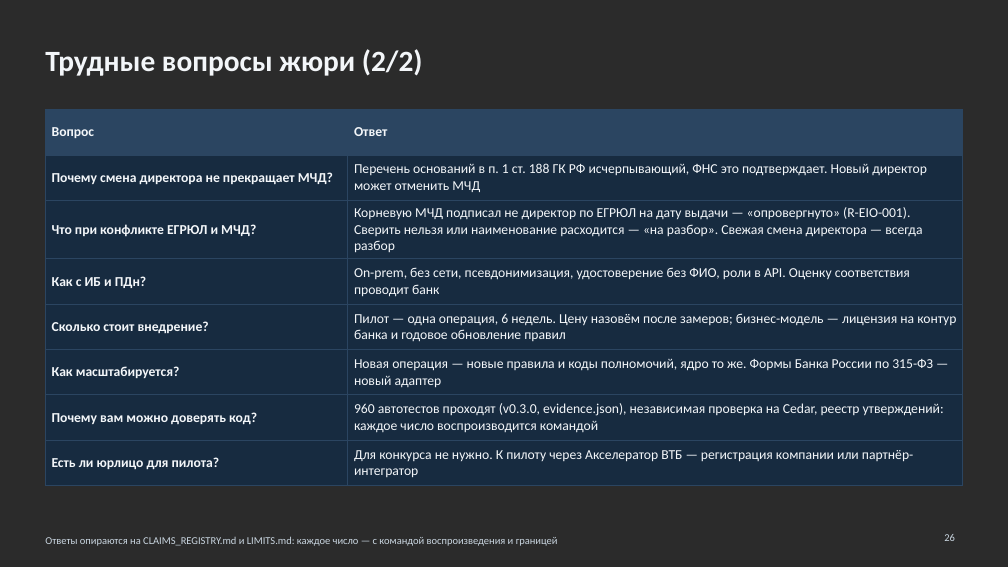
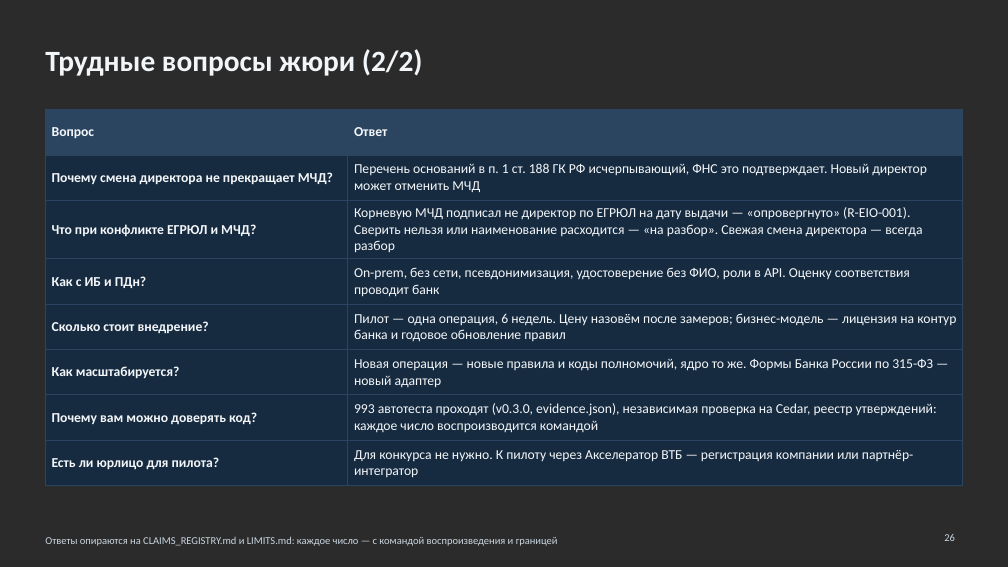
Before and after one commit to KonkovDV/Mandat, a slide deck: slide 26 of submission/slides/Mandat_VTB.pptx. Drawn at 1008x567 pixels with LibreOffice and Linux fonts; fonts in the diff are those of the drawing; background and template pictures are left out; a plain dark background stands for a picture behind light text. Boxes give left, top, right and bottom in pixels: in the first picture for what was removed or moved away, otherwise in the second. Text is boxed around its words. In the diff, an @@ line names an element or a change of style, - is before the commit and + after.

Commit message:
fix(M-01/M-02): fail-closed attestation status + flock CAS revocation (#18)
M-01: fail-closed status_dir; crypto-only never says «принимается».
M-02: flock + OR-merge + CURRENT; Ваня blockers closed.
Claims synced to evidence.json: 993 автотестов, 95.8% coverage.

```diff
--- a/submission/slides/Mandat_VTB.pptx
+++ b/submission/slides/Mandat_VTB.pptx
@@ table at [45, 110, 963, 482] @@
-row 7, column 2: 960 автотестов проходят (v0.3.0, evidence.json), независимая проверка на Cedar, реестр утверждений: каждое число воспроизводится командой
+row 7, column 2: 993 автотеста проходят (v0.3.0, evidence.json), независимая проверка на Cedar, реестр утверждений: каждое число воспроизводится командой
```
Also in this commit, not shown: 2 other slides changed, 15 other files.
